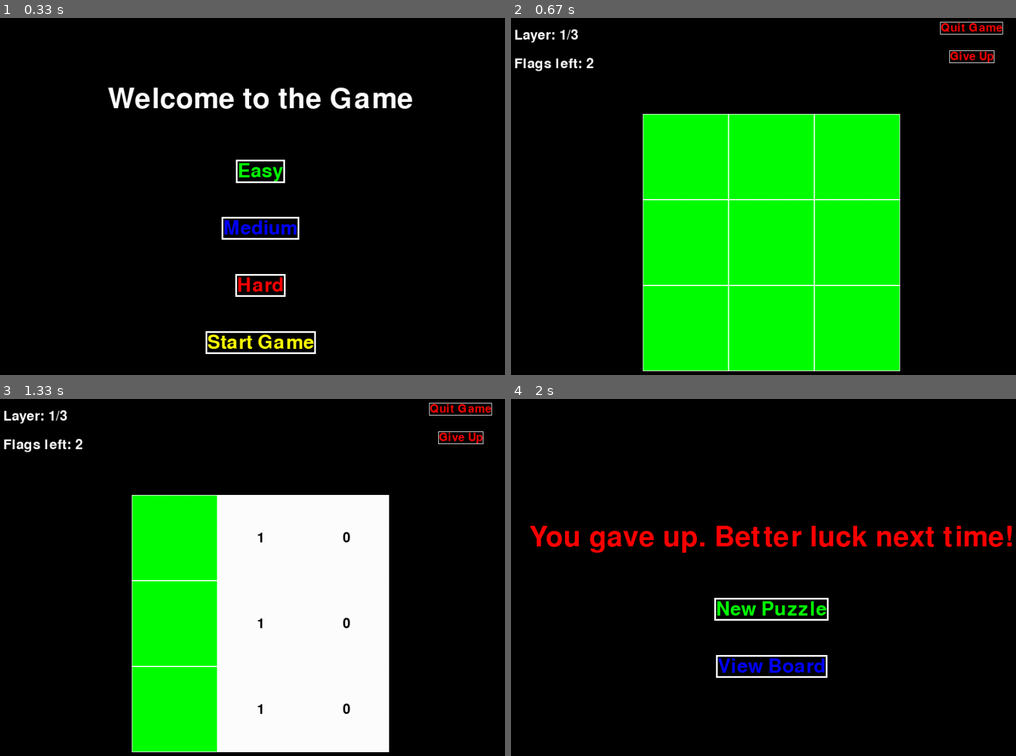
Above: before the commit, frames 1-4 (two rows, left to right).
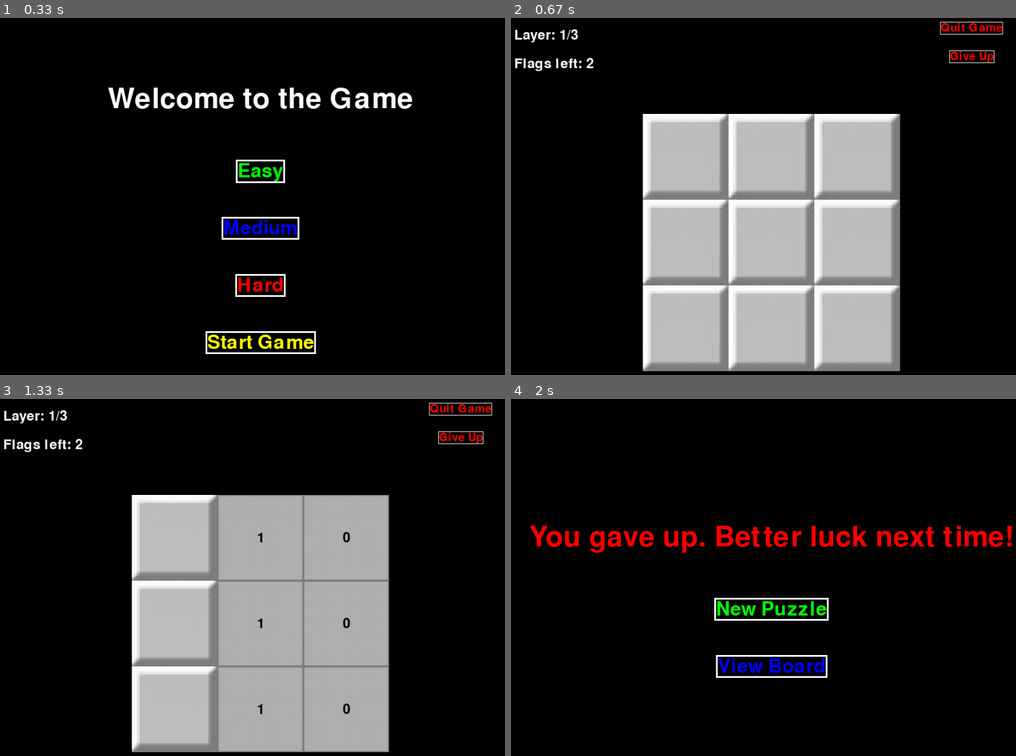
Above: after the commit, the same moments.

Repository: LukePng/3D_Minesweeper
Game: pygame game, started from src/main.py
Two runs of this game, one before a commit and one after it. Both use one fixed random seed, a clock stepped at 60 frames per second and the inputs below.
Inputs (mouse positions are in pixels of both pictures, inside the frame that each line leads up to):
- Up to frame 1 (0.33 s): no input
- Up to frame 2 (0.67 s): click "Start Game" at 0.38 s
- Up to frame 3 (1.33 s): click (262, 623) at 0.72 s; tap D at 1 s
- Up to frame 4 (2 s): tap F at 1.33 s; click "Give Up" at 1.72 s

Frame 1 is identical in both runs. In frame 2, 36% of the frame differs, in the area x 26-78%, y 26-99%; in frame 3, 37%; in frame 4, nothing differs.

Commit message:
Added images + updated README

Diff:
--- a/src/game_logic/game_screen.py
+++ b/src/game_logic/game_screen.py
@@ -18,6 +18,16 @@
         self.quit_button = Button("Quit Game", (SCREEN_WIDTH - SIDE_MARGIN - 100, 50), RED, 30, action=self.game.display_start_screen, border_color=WHITE, border_width=1)
 
         self.end_buttons = [self.give_up_button, self.quit_button]
+
+        try:
+            self.tiles_image = pygame.image.load("src\\assets\image\\tile.png").convert()
+            self.flagged_image = pygame.image.load("src\\assets\image\\flagged_tile.png").convert()
+            self.mine_image = pygame.image.load("src\\assets\image\\mine.png").convert()
+        except:
+            self.tiles_image = pygame.image.load("src/assets/image/tile.png").convert()
+            self.flagged_image = pygame.image.load("src/assets/image/flagged_tile.png").convert()
+            self.mine_image = pygame.image.load("src/assets/image/mine.png").convert()
+
 
 
     def set_first_click(self):
@@ -157,13 +167,30 @@
             for x in range(board_size):
                 cell = self.game.board.get_board()[self.curr_layer][y][x]
 
-                color = BLUE if cell.is_flagged else GREEN if not cell.is_revealed else RED if cell.is_mine else WHITE
+                # color = BLUE if cell.is_flagged else GREEN if not cell.is_revealed else RED if cell.is_mine else WHITE
                 rect = pygame.Rect(left_margin + x * cell_size, top_margin + y * cell_size, cell_size, cell_size)
 
-                pygame.draw.rect(self.screen, color, rect)
-                pygame.draw.rect(self.screen, WHITE, rect, 1)
-
-                if cell.is_revealed and not cell.is_mine:
+                # pygame.draw.rect(self.screen, color, rect)
+                # pygame.draw.rect(self.screen, WHITE, rect, 1)
+
+                if cell.get_is_flagged() and not self.game.get_is_end(): # Flagged tiles will dissapear after game ends
+                    image = pygame.transform.scale(self.flagged_image, (cell_size, cell_size))
+                    self.screen.blit(image, rect)
+
+                elif not cell.get_is_revealed():
+                    image = pygame.transform.scale(self.tiles_image, (cell_size, cell_size))
+                    self.screen.blit(image, rect)
+
+                elif cell.get_is_mine():
+                    image = pygame.transform.scale(self.mine_image, (cell_size, cell_size))
+                    self.screen.blit(image, rect)
+                    pygame.draw.rect(self.screen, DARKGREY, rect, 2)
+
+                else: #If the tile does not contains a mine and is revealed
+                    pygame.draw.rect(self.screen, GREY, rect)
+                    pygame.draw.rect(self.screen, DARKGREY, rect, 2)
+
+                if cell.get_is_revealed() and not cell.get_is_mine():
                     text_surface = font.render(str(cell.adjacent_mines), True, BLACK)
                     text_rect = text_surface.get_rect(center=(rect.centerx, rect.centery))
 
--- a/src/static/constants.py
+++ b/src/static/constants.py
@@ -7,6 +7,8 @@
 RED = (255, 0, 0)
 BLUE = (0, 0, 255)
 YELLOW = (255, 255, 0)
+GREY = (177, 177, 177)
+DARKGREY = (127, 127, 127)
 
 SIDE_MARGIN = 50
 TOP_MARGIN = 200
Not shown, changed: README.md
Binary file added: src/assets/image/flagged_tile.png
Binary file added: src/assets/image/mine.png
Binary file added: src/assets/image/tile.png
